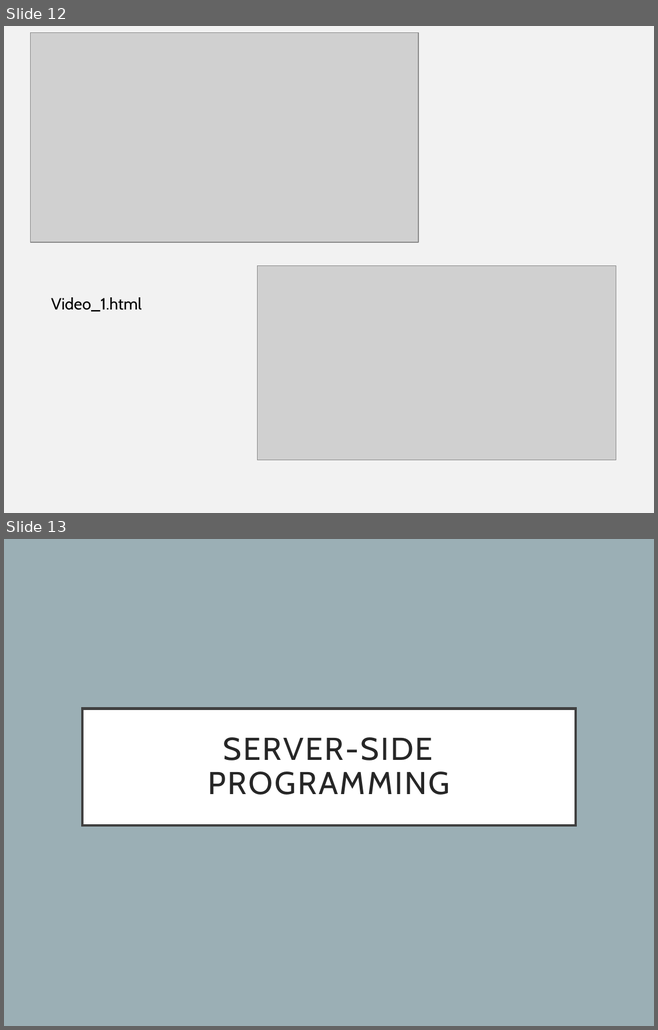
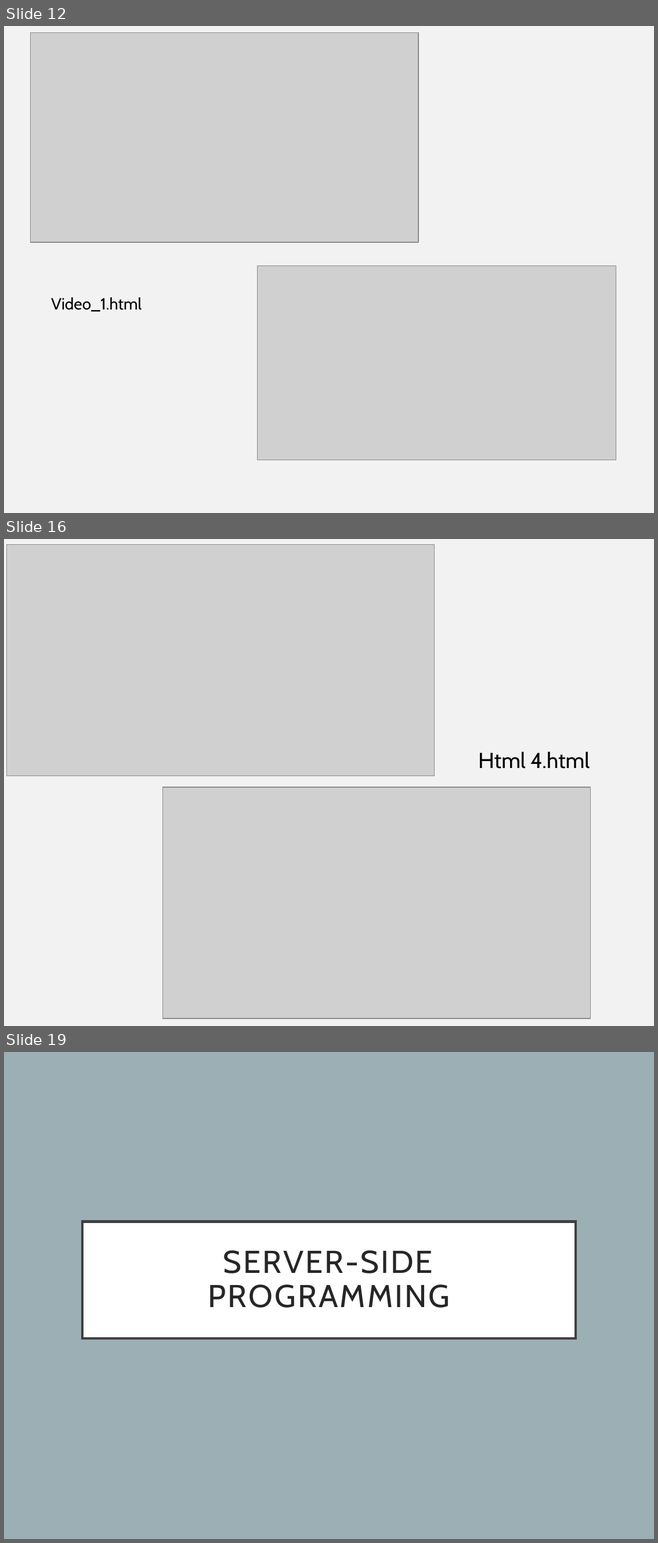
Before and after one commit to nicolejade2502/Jadewy4100E211, a slide deck: Web development_4100E211_20211208.pptx. Shown one above the other, each under a label of ours: slides 12 and 13 before the commit, slides 12, 16 and 19 after it; the slides between them are not shown. The pictures are 658x1030 and 658x1543 pixels, drawn with LibreOffice and Linux fonts; fonts in the diff are those of the drawing; grey boxes stand for pictures. Boxes give left, top, right and bottom in pixels: in the first picture for what was removed or moved away, otherwise in the second. Text is boxed around its words. In the diff, an @@ line names an element or a change of style, - is before the commit and + after.

```diff
--- a/Web development_4100E211_20211208.pptx
+++ b/Web development_4100E211_20211208.pptx
@@ slide 16 added at [4,539,654,1026], background #F2F2F2 @@
@@ picture added at [6,544,434,776] @@
@@ text added at [478,752,589,769], 24 pt, text #000000 @@
+Html 4.html
@@ picture added at [162,787,590,1019] @@
@@ what was slide 13 is now slide 19 @@
```
Also in this commit, not shown: 5 other slides added.
